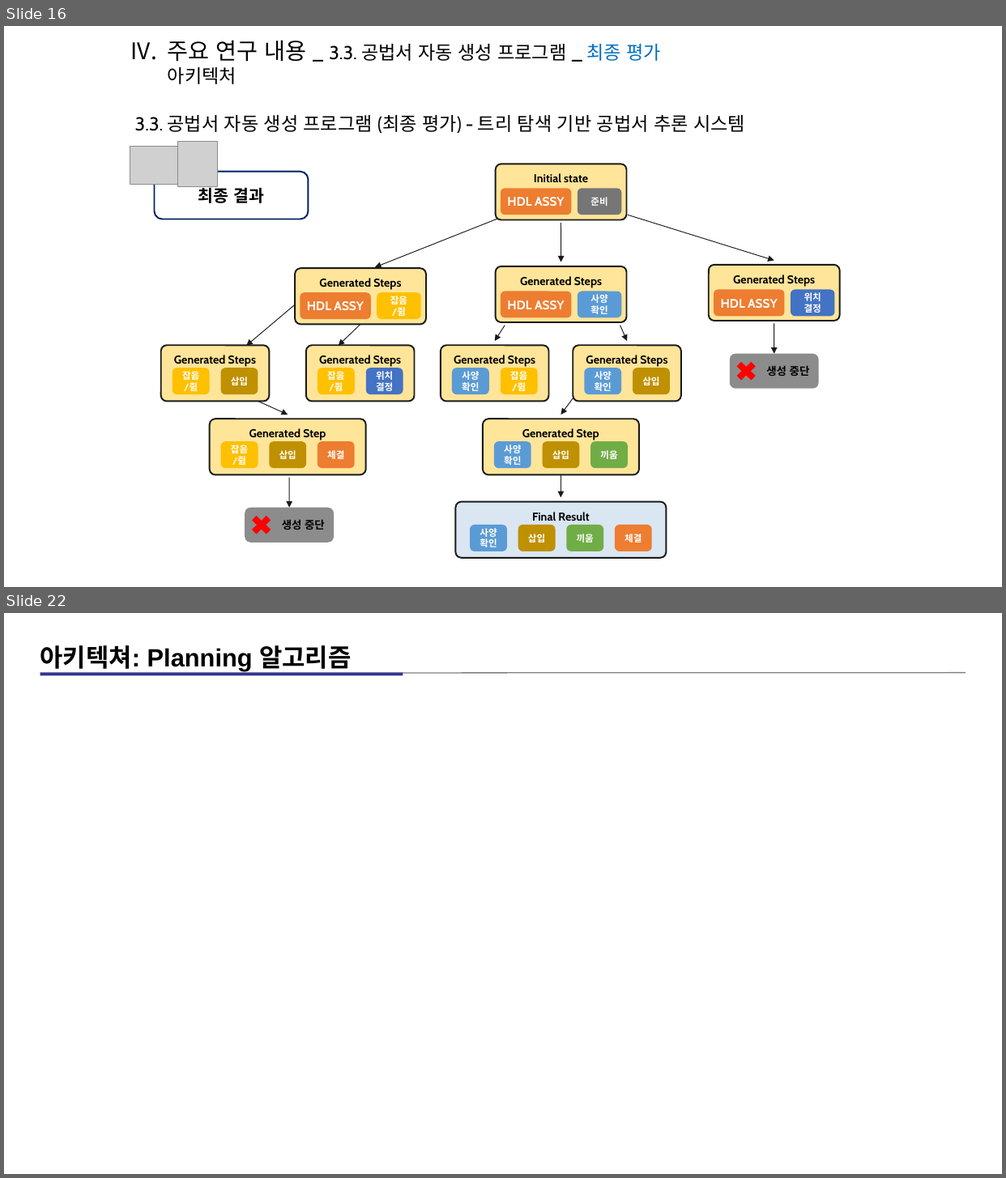
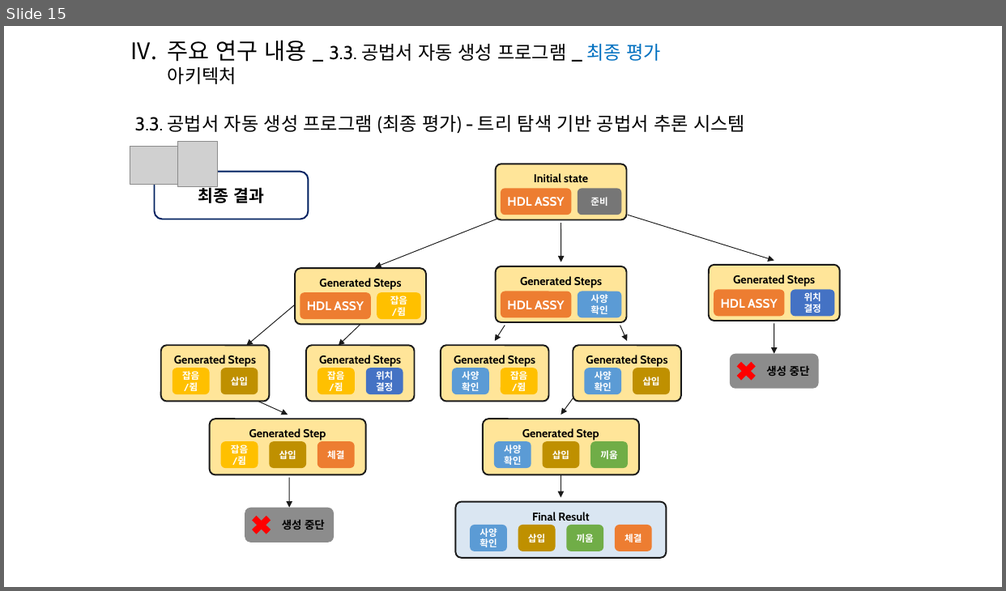
Before and after one commit to kimz1121/test, a slide deck: 현대차 심볼릭 플레너 예시 설명 자료_13_아키텍쳐_자료(작성중).pptx. Shown one above the other, each under a label of ours: slides 16 and 22 before the commit, slide 15 after it; the slides between them are not shown. The pictures are 1006x1178 and 1006x591 pixels, drawn with LibreOffice and Linux fonts; fonts in the diff are those of the drawing; grey boxes stand for pictures. Boxes give left, top, right and bottom in pixels: in the first picture for what was removed or moved away, otherwise in the second. Text is boxed around its words. In the diff, an @@ line names an element or a change of style, - is before the commit and + after.

```diff
--- a/현대차 심볼릭 플레너 예시 설명 자료_13_아키텍쳐_자료(작성중).pptx
+++ b/현대차 심볼릭 플레너 예시 설명 자료_13_아키텍쳐_자료(작성중).pptx
@@ slide 22 removed at (x1=4, y1=613, x2=1002, y2=1174), background #FFFFFF @@
@@ text removed at (x1=40, y1=645, x2=351, y2=674) @@
-아키텍쳐: Planning 알고리즘
@@ line removed from (40, 673) to (966, 673) @@
@@ rectangle removed at (x1=40, y1=673, x2=403, y2=676) @@
@@ what was slide 16 is now slide 15 @@
```
Also in this commit, not shown: 3 slides changed, 2 slides added, 40 other slides removed.
